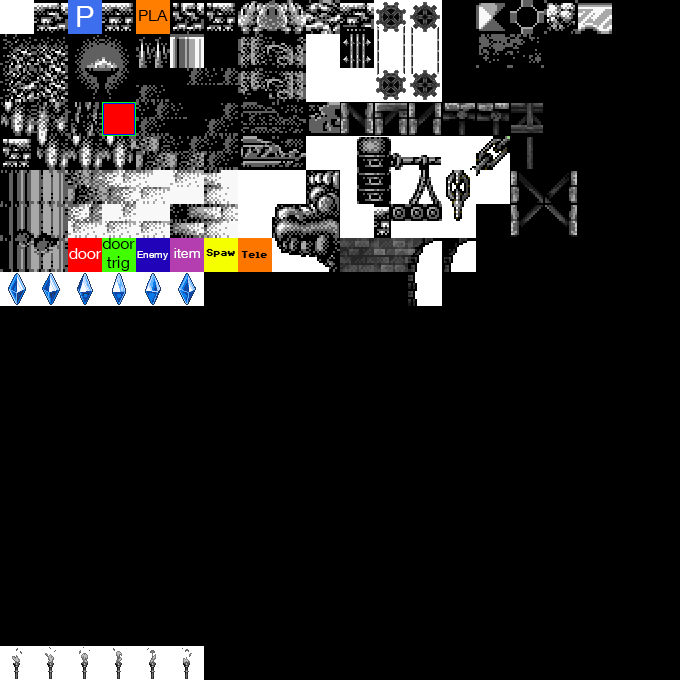
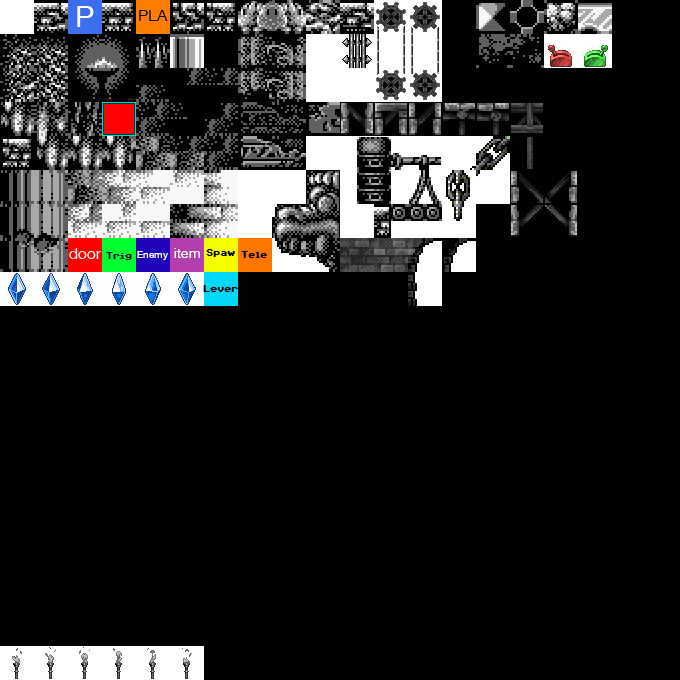
Layer changes from the first w=680, h=680 image to the second:
added layer "Trig" above "Lever" over bbox(106, 251, 132, 261)
added layer "Lever" above "Layer 5" over bbox(203, 284, 238, 293)
painted on "Layer 5" over bbox(102, 238, 238, 306)
added layer "Layer 25" above "Layer 0" over bbox(548, 45, 572, 67)
painted on "Layer 0" over bbox(346, 34, 361, 68)
painted on "Layer 18" over bbox(102, 238, 136, 272)
added layer "Layer 26" above "Layer 6" over bbox(584, 45, 608, 67)
painted on "Layer 6" over bbox(340, 34, 612, 68)
